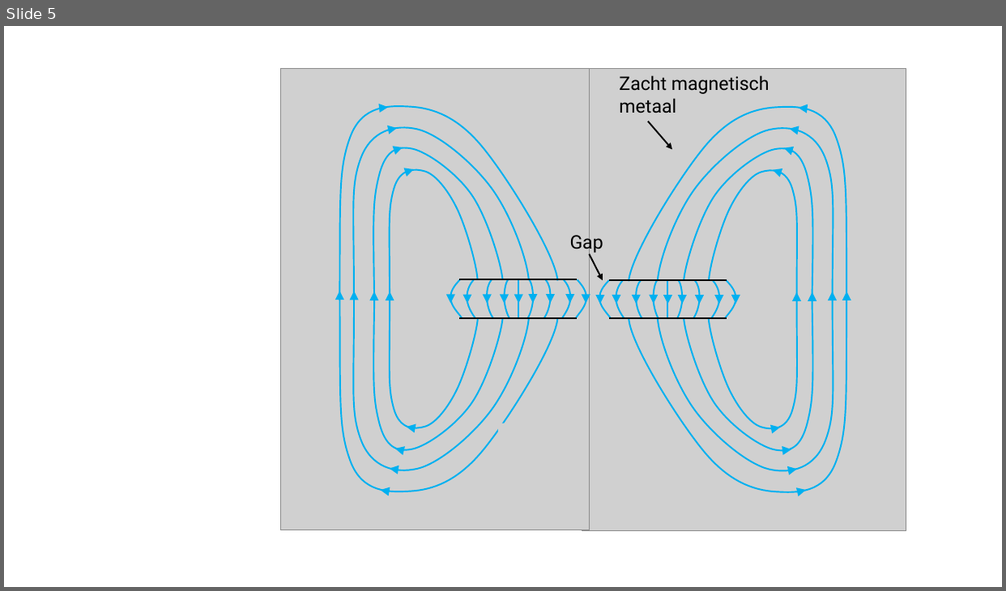
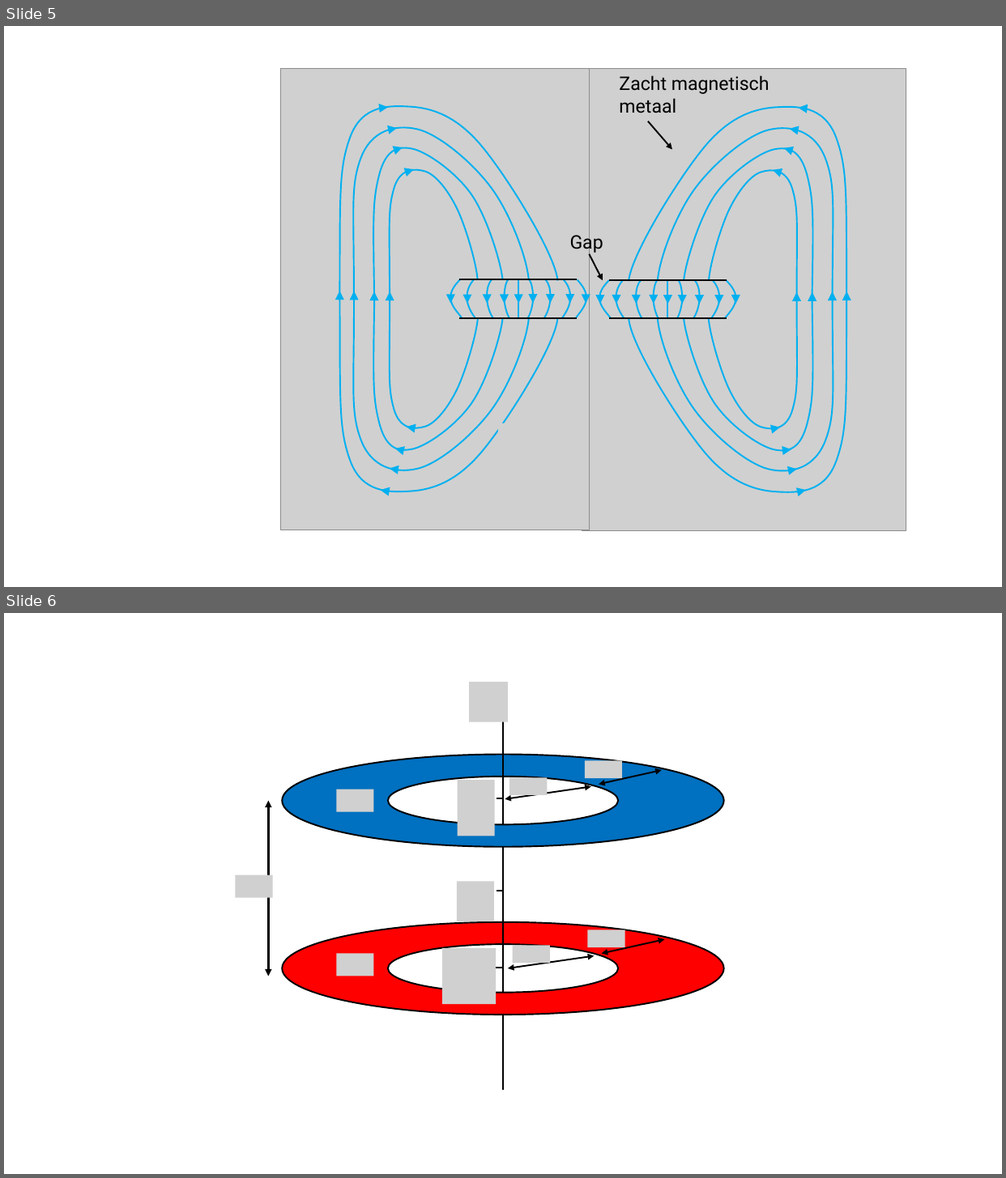
Before and after one commit to desdb6/Permanent_Magnet_Lens, a slide deck: report/Figures.pptx. Shown one above the other, each under a label of ours: slide 5 before the commit, slides 5 and 6 after it. The pictures are 1006x591 and 1006x1178 pixels, drawn with LibreOffice and Linux fonts; fonts in the diff are those of the drawing; grey boxes stand for pictures. Boxes give left, top, right and bottom in pixels: in the first picture for what was removed or moved away, otherwise in the second. Text is boxed around its words. In the diff, an @@ line names an element or a change of style, - is before the commit and + after.

```diff
--- a/report/Figures.pptx
+++ b/report/Figures.pptx
@@ slide 6 added at (4, 613, 1002, 1174), background #FFFFFF @@
@@ picture added at (469, 682, 508, 722) @@
@@ arrow added from (503, 825) to (503, 687), #000000 2.25 pt @@
@@ ellipse added at (283, 755, 724, 847), fill #0070C0, outline #000000 1.5 pt @@
@@ ellipse added at (388, 776, 619, 824), fill #FFFFFF, outline #000000 1.5 pt @@
@@ picture added at (458, 780, 495, 836) @@
@@ picture added at (510, 777, 548, 796) @@
@@ picture added at (585, 760, 622, 778) @@
@@ double arrow added from (599, 785) to (662, 770), #000000 1.5 pt @@
@@ double arrow added from (268, 801) to (268, 976), #000000 2.25 pt @@
@@ picture added at (336, 790, 374, 812) @@
@@ line added from (504, 798) to (496, 798), #000000 1.5 pt @@
@@ double arrow added from (505, 799) to (591, 786), #000000 1.5 pt @@
@@ line added from (503, 846) to (503, 993), #000000 2.25 pt @@
@@ picture added at (236, 875, 273, 897) @@
@@ picture added at (457, 882, 494, 922) @@
@@ line added from (504, 891) to (496, 891), #000000 1.5 pt @@
@@ ellipse added at (283, 922, 724, 1015), fill #FF0000, outline #000000 1.5 pt @@
@@ ellipse added at (388, 944, 619, 993), fill #FFFFFF, outline #000000 1.5 pt @@
@@ picture added at (442, 948, 496, 1004) @@
@@ picture added at (513, 945, 550, 964) @@
@@ picture added at (588, 931, 625, 948) @@
@@ double arrow added from (602, 954) to (664, 939), #000000 1.5 pt @@
@@ picture added at (336, 954, 374, 976) @@
@@ line added from (503, 968) to (496, 968), #000000 1.5 pt @@
@@ double arrow added from (508, 969) to (594, 956), #000000 1.5 pt @@
@@ line added from (503, 1015) to (503, 1091), #000000 2.25 pt @@
```
Also in this commit, not shown: 1 slide removed, 39 other files.
